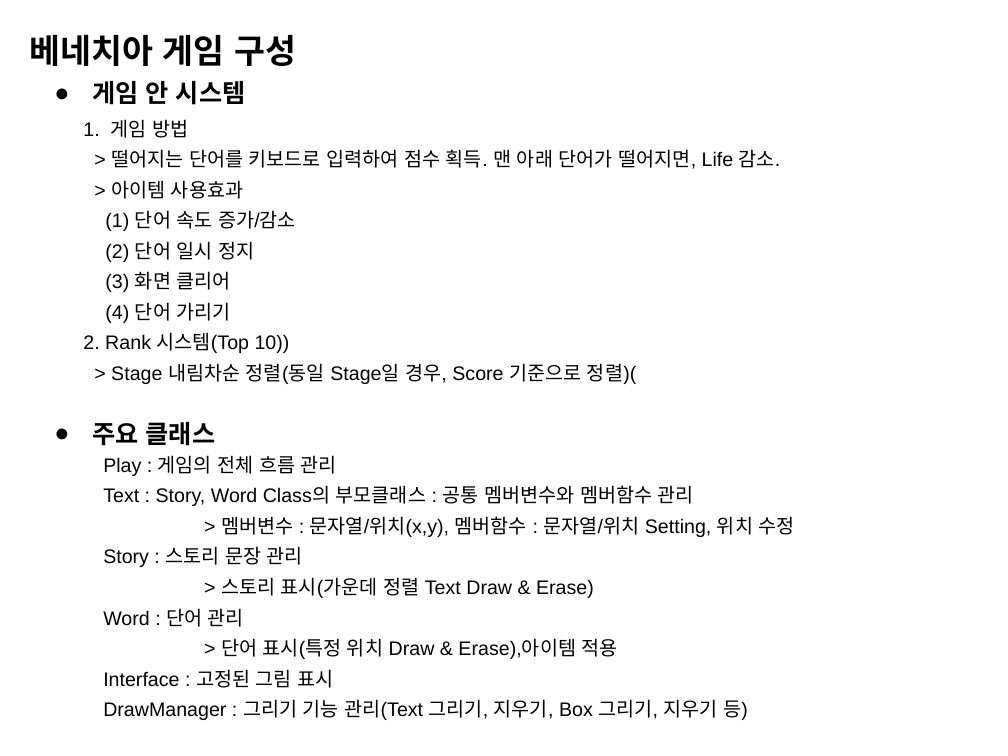
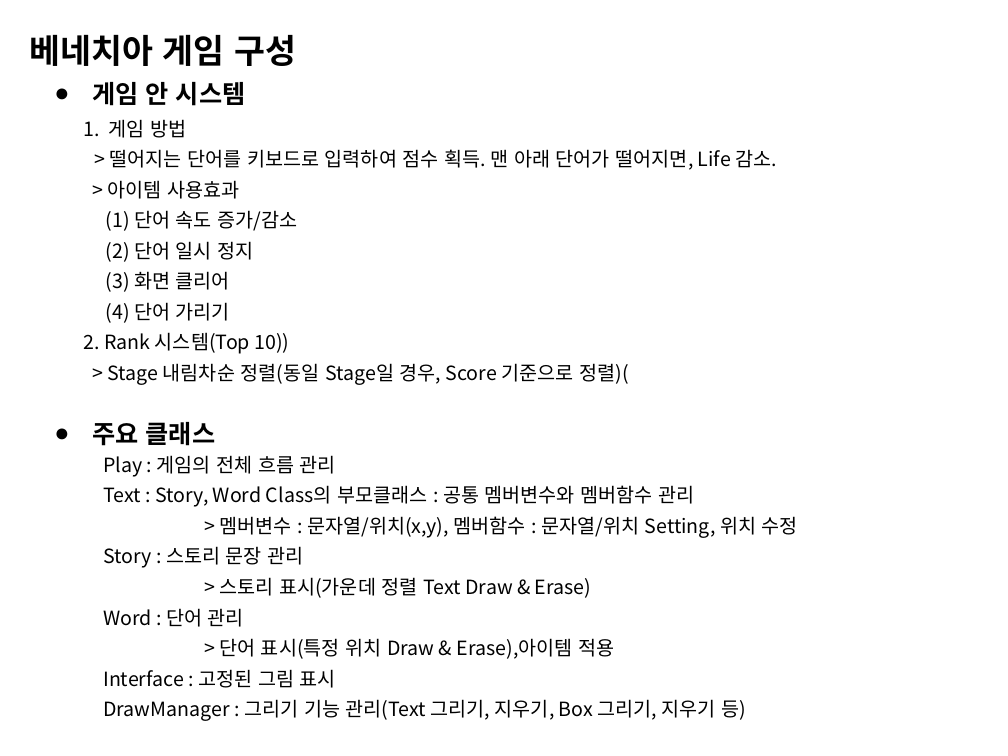
Before and after one commit to seongbae15/AcademyClass, a slide deck: slide 1 of 제출/베네치아게임_정리_v2.pptx. Drawn at 1008x756 pixels with LibreOffice and Linux fonts; fonts in the diff are those of the drawing. Boxes give left, top, right and bottom in pixels: in the first picture for what was removed or moved away, otherwise in the second. Text is boxed around its words. In the diff, an @@ line names an element or a change of style, - is before the commit and + after.

Commit message:
Modify venigame ppt
modify font

```diff
--- a/제출/베네치아게임_정리_v2.pptx
+++ b/제출/베네치아게임_정리_v2.pptx
@@ text "1. 게임 방법 > 떨어지는 ..." at box(83, 119, 778, 385): font Arial to Noto Sans CJK KR @@
@@ text "Play : 게임의 전체 흐름 ..." at box(103, 455, 798, 721): font Arial to Noto Sans CJK KR @@
```
Also in this commit, not shown: 8 other slides changed.
